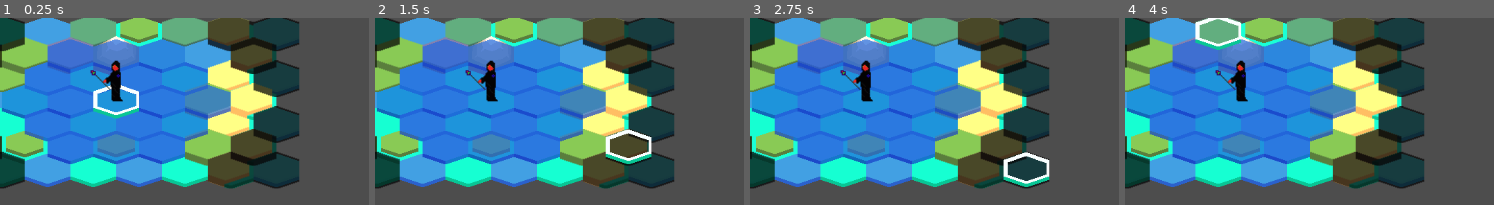
Above: before the commit, frames 1-4 (left to right).
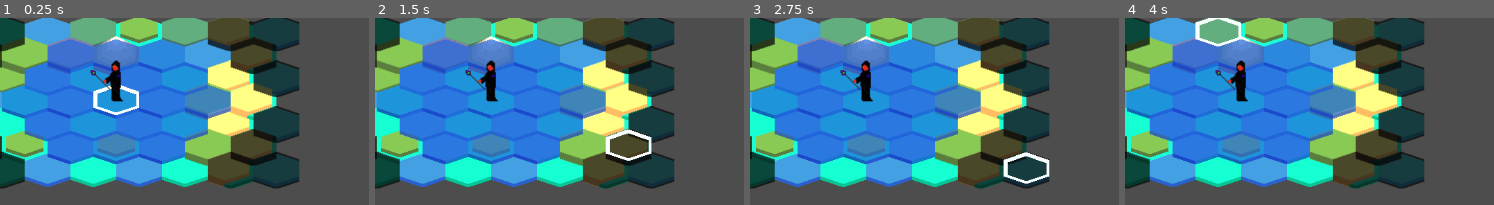
Above: after the commit, the same moments.

Repository: ahhnevermore/mixorcerers
Game: Godot game, scene res://scenes/game.tscn
The game is run twice, just before and just after one commit, with the same random seed, the same clock (stepped at 60 frames per second) and the same inputs.
Inputs:
- Up to frame 1 (0.25 s): no input
- Up to frame 2 (1.5 s): tap Enter at 0.5 s; hold Right (cursor_right) 0.53-1.28 s; tap Space at 1.25 s; hold Down (cursor_down) from 1.28 s (still down)
- Up to frame 3 (2.75 s): tap Enter at 2 s; release Down (cursor_down) at 2.03 s; hold Right (cursor_right) from 2.03 s (still down)
- Up to frame 4 (4 s): tap Space at 2.75 s; release Right (cursor_right) at 2.78 s; hold Up (cursor_up) 2.78-3.53 s; hold Left (cursor_left) from 3.53 s (still down)
The pictures show only the part of the screen within x 6-56%, y 0-50%; the shares and areas given below are measured in that part.

The runs differ from the first frame. In frame 1, 0.3% of the frame differs, in the area x 25-38%, y 48-55%; in frame 2, 0.3%, in the area x 62-76%, y 72-79%; in frame 3, 0.3%; in frame 4, 0.3%.

Commit message:
added some sprites

Diff:
--- a/grid.gd
+++ b/grid.gd
@@ -1,4 +1,6 @@
-class_name  Grid
+class_name  MapGrid
+
+#(x,y):[cost,parent]
 var dict={}
 var index
 func _init(list):
@@ -13,9 +15,9 @@
 	else:
 		self.dict[elem[0]]=elem[1]
 
-func union(grid2:Grid)->Grid:
+func union(grid2:MapGrid)->MapGrid:
 	#SAme logic in both for loops, different than add, because the values are needed
-	var res=Grid.new([])
+	var res=MapGrid.new([])
 	for elem in self.dict:
 		if elem in res.dict:
 			if res.dict[elem][0] > self.dict[elem][0]:
--- a/scripts/map.gd
+++ b/scripts/map.gd
@@ -42,18 +42,23 @@
 func gen_vision_grid(unit):
 	var xy = local_to_map(unit.position)
 	var aug_vision = max(unit.vision_stat + unit.vision_stat_modifier+ terrains[get_terrain(get_tile(xy))]["vision_bonus"],1)
-	return Grid.new(field_of_prop(xy,"vision_cost",aug_vision,[],0,false))
-
-func gen_move_grid(unit)->Grid:
+	return MapGrid.new(field_of_prop(xy,"vision_cost",aug_vision,[],0,false))
+
+func gen_move_grid(unit)->MapGrid:
 	var xy = local_to_map(unit.position)
 	var aug_move = max(unit.move_stat + unit.move_stat_modifier,1)
-	return Grid.new(field_of_prop(xy,"move_cost",aug_move,[],0,false))
+	return MapGrid.new(field_of_prop(xy,"move_cost",aug_move,[],0,false))
 
 func manhattan(a:Vector2i,b:Vector2i)->int:
 	return abs(b.x-a.x)+ abs(b.y-a.y)
 
-func shortest_path(grid,start,end):
-	pass
+func find_path(grid,end,path:Array)->Array:
+	var parent=grid.dict[end][1]
+	path.push_front(end)
+	if parent:
+		find_path(grid,parent,path)
+	return path
+
 
 
 
@@ -92,7 +97,7 @@
 		result.append([cell,terrains[get_terrain(get_tile(cell))][prop]])
 	return result
 
-func field_of_prop(tile:Vector2i,prop:String,prop_value:int,old_frontier,acc:int,parent):
+func field_of_prop(tile:Vector2i,prop:String,prop_value:int,old_frontier,acc:int,parent)->Array:
 	var res = [[tile,[acc,parent]]]
 	var new_frontier =get_surrounding_cells(tile)
 	new_frontier.append(tile)
--- a/scripts/player.gd
+++ b/scripts/player.gd
@@ -18,7 +18,7 @@
 	pass
 
 func display_vision():
-	var visible_tiles=Grid.new([])
+	var visible_tiles=MapGrid.new([])
 	for ally in allies:
 		visible_tiles=visible_tiles.union(Map.gen_vision_grid(ally))
 	for tile in visible_tiles:
@@ -35,6 +35,8 @@
 func move():
 	var move_grid = Map.gen_move_grid(self)
 	display_move_grid(move_grid)
+	for i in Map.find_path(move_grid,Vector2i(4,4),[]):
+		print(i)
 
 
 func _on_cursor_area_entered(_area):
Binary file changed: assets/cursor.png
Binary file added: assets/path_diagonal.png
Not shown, added: assets/path_diagonal.png.import
Binary file added: assets/path_diagonal_end.png
Not shown, added: assets/path_diagonal_end.png.import
Binary file added: assets/path_horizontal.png
Not shown, added: assets/path_horizontal.png.import
Binary file added: assets/path_horizontal_end.png
Not shown, added: assets/path_horizontal_end.png.import
Not shown, added: scenes/gam3CFD.tmp
Not shown, added: scenes/gam6519.tmp
Not shown, added: scenes/gamDF63.tmp
